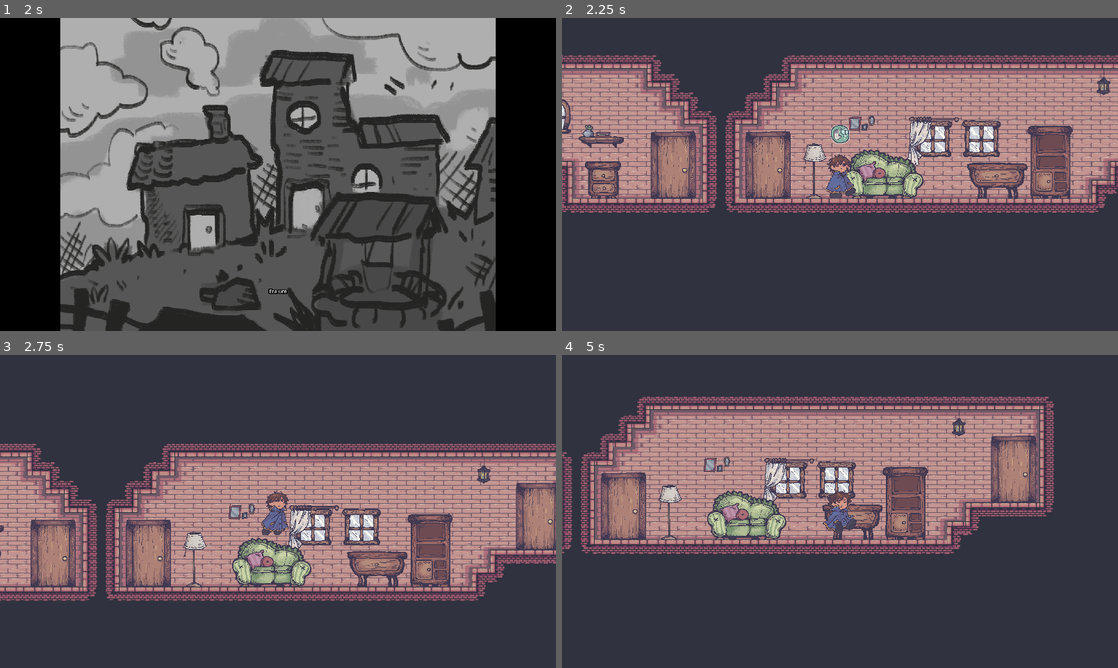
Above: before the commit, frames 1-4 (two rows, left to right).
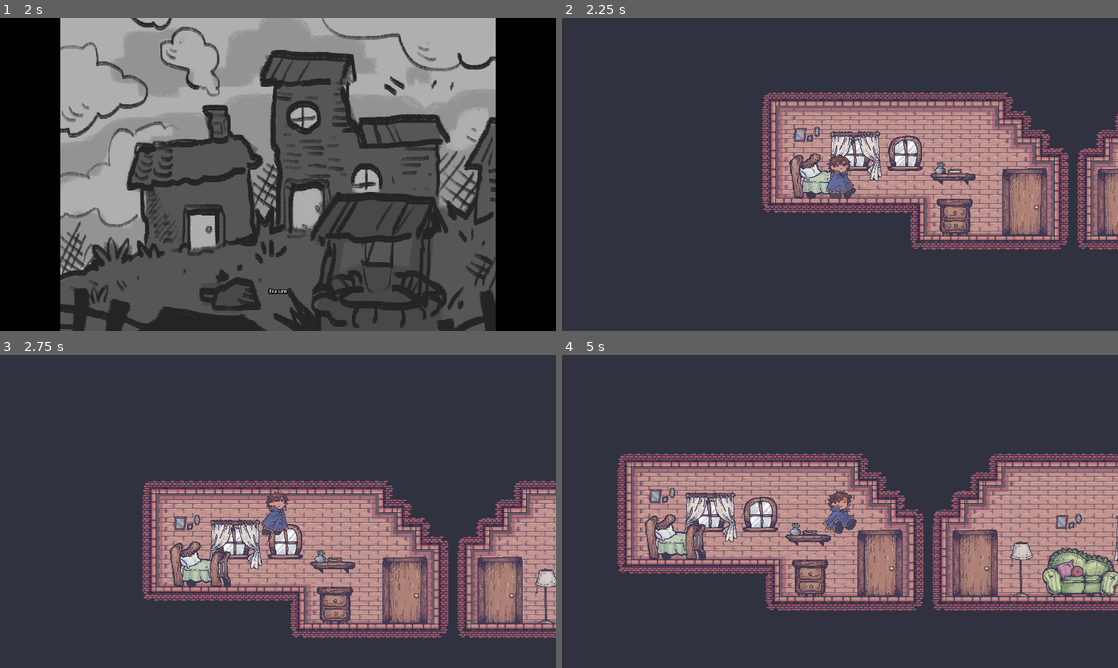
Above: after the commit, the same moments.

Repository: adautovjr/Errot
Game: Godot game, scene res://levels/start_screen.tscn
The game is run twice, just before and just after one commit, with the same random seed, the same clock (stepped at 60 frames per second) and the same inputs.
Inputs (mouse positions are in pixels of both pictures, inside the frame that each line leads up to):
- Up to frame 1 (2 s): click "Jogar" at 0.5 s; move the mouse to (400, 158) at 1.27 s; hold D (walk_right) from 1.28 s (still down); click (400, 158) at 1.35 s; tap W (jump) at 1.52 s
- Up to frame 2 (2.25 s): keep holding D (walk_right); move the mouse to (728, 190) at 2.02 s; tap E (interact) at 2.1 s
- Up to frame 3 (2.75 s): keep holding D (walk_right); tap W (jump) at 2.27 s
- Up to frame 4 (5 s): move the mouse to (806, 580) at 2.77 s; release D (walk_right) at 2.78 s; hold A (walk_left) 2.78-3.53 s; click (806, 580) at 2.85 s; move the mouse to (1067, 502) at 3.52 s; hold D (walk_right) from 3.53 s (still down); tap E (interact) at 3.6 s; click (1067, 502) at 3.67 s; tap W (jump) at 3.77, 4.52 s; move the mouse to (834, 561) at 4.27 s; click (834, 561) at 4.35 s

Frame 1 is identical in both runs. In frame 2, 40% of the frame differs, in the area x 0-100%, y 11-74%; in frame 3, 41%; in frame 4, 49%, in the area x 0-100%, y 13-82%.

Commit message:
feat: Fixed player position

Diff:
--- a/levels/home.tscn
+++ b/levels/home.tscn
@@ -48,7 +48,7 @@
 layer_0/tile_data = PackedInt32Array(196607, 131072, 2, 131072, 131072, 2, 131073, 131072, 2, 131074, 131072, 2, 196606 …(168646 unchanged characters)…
 
 [node name="Camera2D" type="Camera2D" parent="."]
-position = Vector2(-168, 1626)
+position = Vector2(-2597, 1372)
 
 [node name="Decorations" type="Node2D" parent="."]
 
@@ -236,7 +236,7 @@
 polygon = PackedVector2Array(0, 29, 140, 29, 186, -7, 225, -7, 265, 23, 267, 70, 228, 100, 228, 170, -242, 170, -242, 75, -269, 51, -268, 2, -234, -24, -193, -24, -140, 30)
 
 [node name="CharacterBody2D" parent="." instance=ExtResource("16_shxhl")]
-position = Vector2(-168, 1626)
+position = Vector2(-2597, 1372)
 metadata/_edit_group_ = true
 
 [node name="RemoteTransform2D" type="RemoteTransform2D" parent="CharacterBody2D"]
